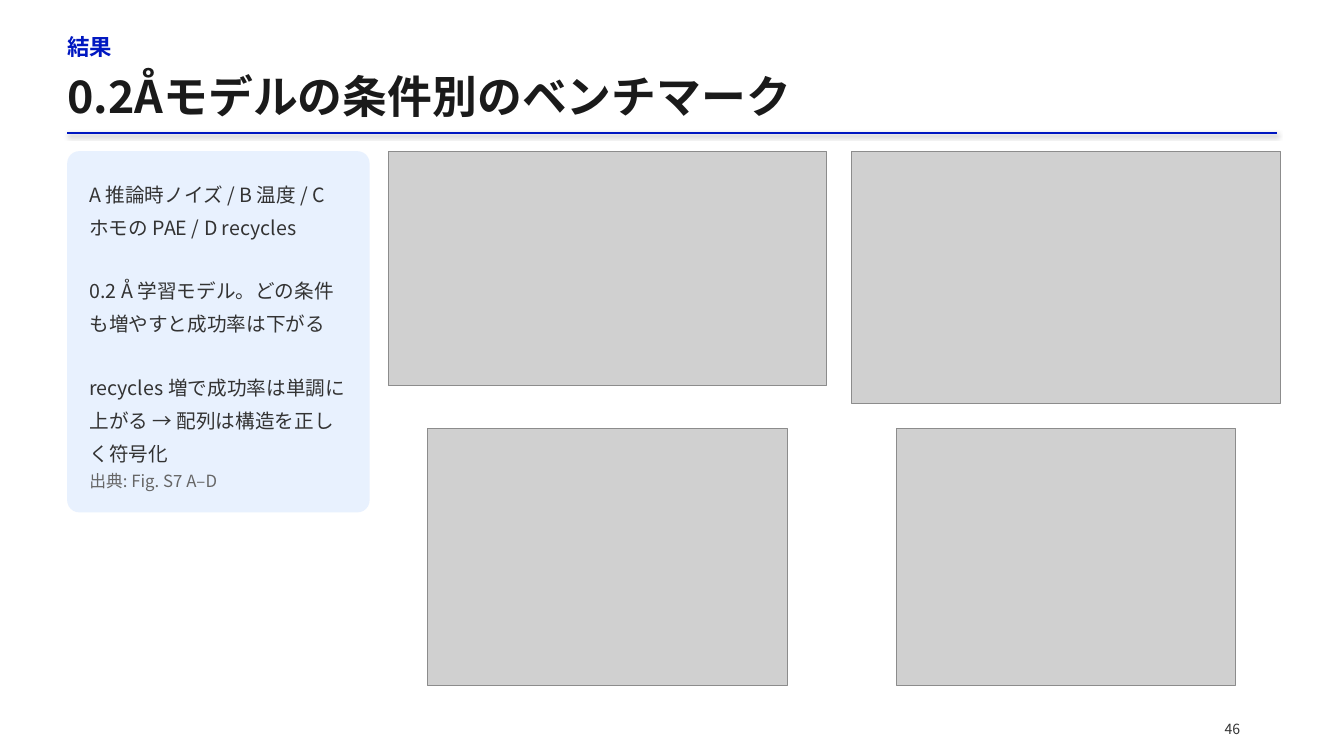
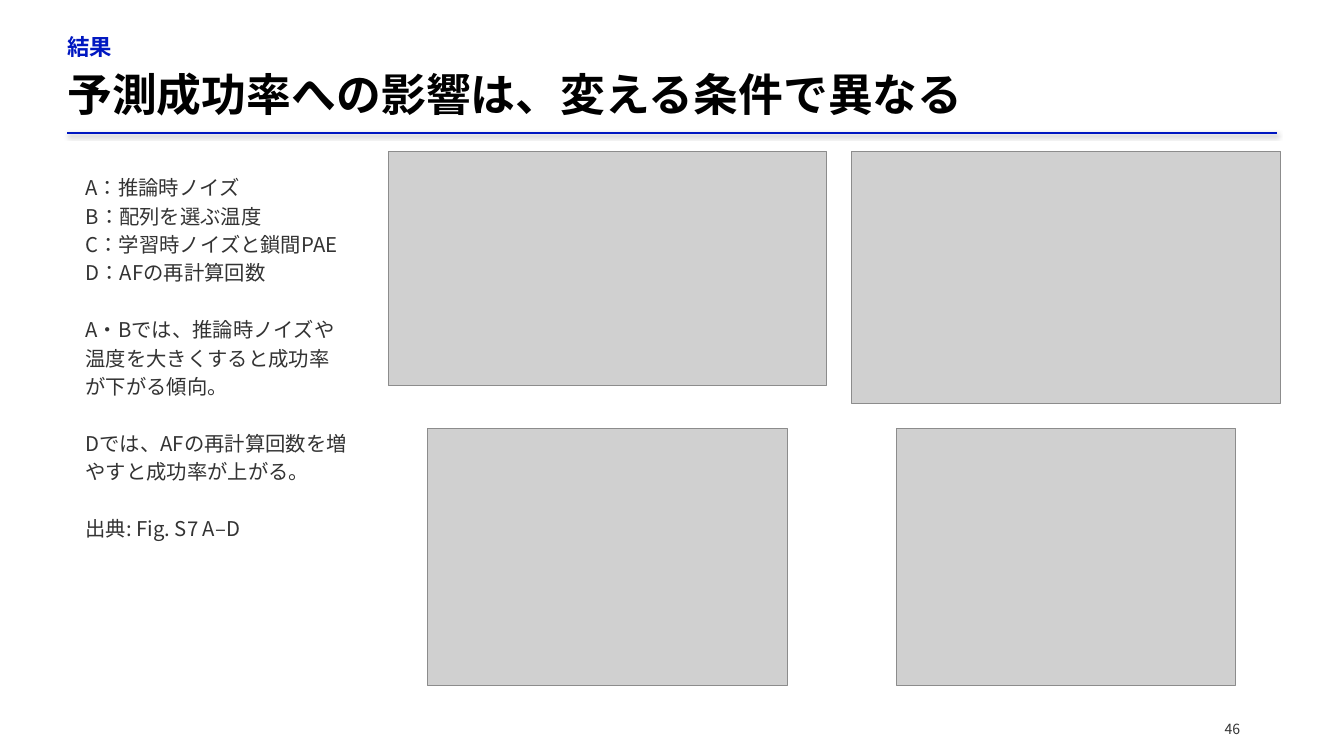
Before and after one commit to matsunagalab/lecture_bioinfo, a slide deck: slide 46 of 07_タンパク質設計/07_タンパク質設計.pptx. Drawn at 1344x756 pixels with LibreOffice and Linux fonts; fonts in the diff are those of the drawing; grey boxes stand for pictures. Boxes give left, top, right and bottom in pixels: in the first picture for what was removed or moved away, otherwise in the second. Text is boxed around its words. In the diff, an @@ line names an element or a change of style, - is before the commit and + after.

```diff
--- a/07_タンパク質設計/07_タンパク質設計.pptx
+++ b/07_タンパク質設計/07_タンパク質設計.pptx
@@ text at box(67, 72, 962, 116): text changed; text colour #1A1A1A to #000000 @@
-0.2Åモデルの条件別のベンチマーク
+予測成功率への影響は、変える条件で異なる
@@ rounded rectangle removed at box(68, 151, 370, 512) @@
@@ text added at box(86, 178, 347, 541), 14.5 pt, text #333333 @@
+A：推論時ノイズ
+B：配列を選ぶ温度
+C：学習時ノイズと鎖間PAE
+D：AFの再計算回数
+A・Bでは、推論時ノイズや温度を大きくすると成功率が下がる傾向。
+Dでは、AFの再計算回数を増やすと成功率が上がる。
+出典: Fig. S7 A–D
@@ text removed at box(89, 185, 326, 240) @@
-A 推論時ノイズ / B 温度 / C ホモの PAE / D recycles
@@ text removed at box(89, 279, 333, 333) @@
-0.2 Å 学習モデル。どの条件も増やすと成功率は下がる
@@ text removed at box(89, 378, 345, 463) @@
-recycles 増で成功率は単調に上がる → 配列は構造を正しく符号化
@@ text removed at box(89, 473, 217, 491) @@
-出典: Fig. S7 A–D
```
Also in this commit, not shown: 25 other slides changed, 1 slide added, 1 slide removed, 2 other files.
